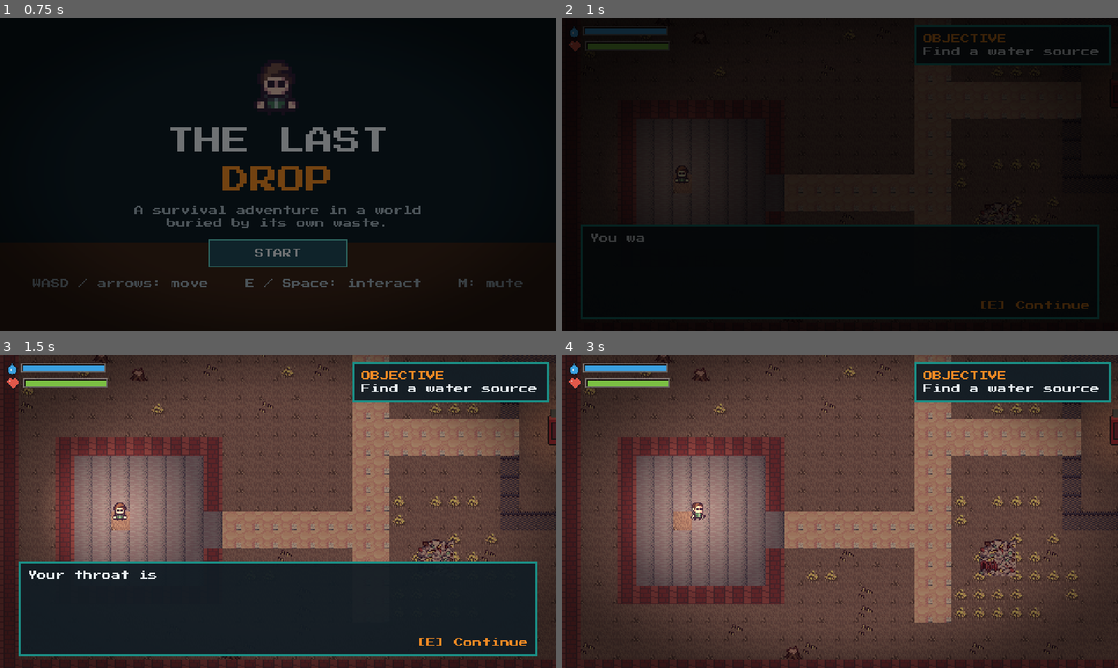
Above: before the commit, frames 1-4 (two rows, left to right).
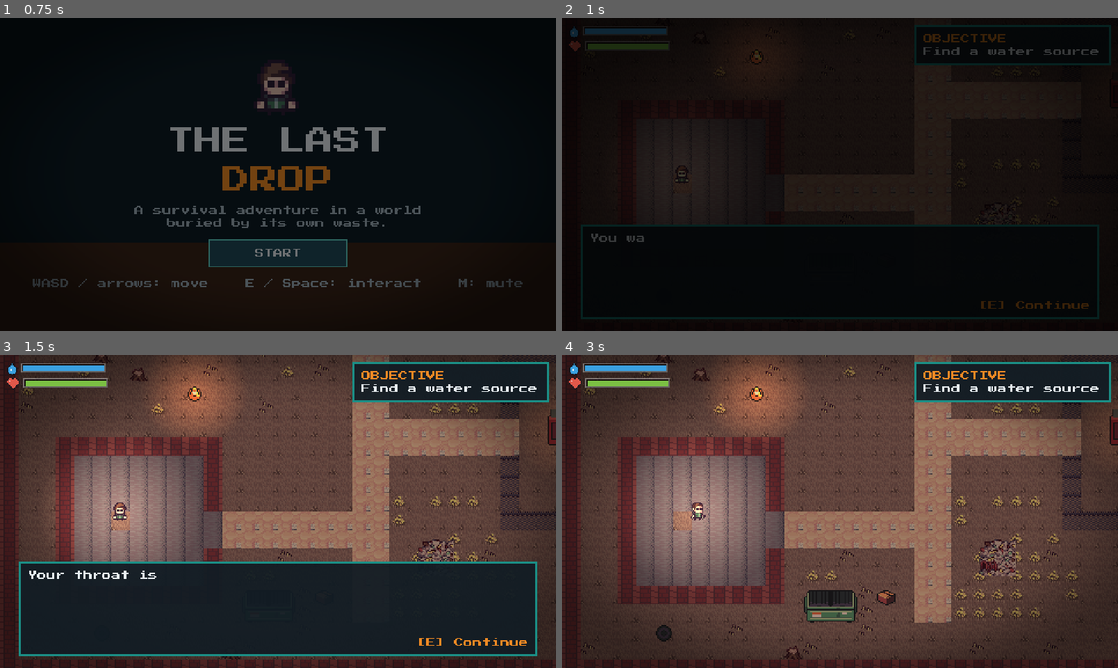
Above: after the commit, the same moments.

Repository: hsan-gg/the-last-drop
Game: Godot game, scene res://ui/title.tscn
Same seed, same stepped clock (60 frames per second), same inputs: the game is played once before the commit and once after it. Sound files missing from this copy of the repository are replaced by a short silence.
Inputs (mouse positions are in pixels of both pictures, inside the frame that each line leads up to):
- Up to frame 1 (0.75 s): click "START" at 0.5 s
- Up to frame 2 (1 s): no input
- Up to frame 3 (1.5 s): tap Enter (ui_accept) at 1.25 s; move the mouse to (400, 495) at 1.27 s; hold D (move_right) from 1.28 s (still down); hold E (interact) from 1.28 s (still down); click (400, 495) at 1.42 s
- Up to frame 4 (3 s): tap Enter (ui_accept) at 1.52, 2, 2.75 s; release D (move_right) at 2 s; release E (interact) at 2 s; drag from (728, 527) to (995, 558) at 2.02 s; move the mouse to (895, 442) at 2.77 s; hold D (move_right) from 2.78 s (still down); hold Shift from 2.78 s (still down)

Frame 1 is identical in both runs. In frame 2, less than 0.1% of the frame differs, in the area x 34-36%, y 10-15%; in frame 3, 2.8%; in frame 4, 3.9%, in the area x 16-60%, y 0-92%.

Commit message:
feat: dress the areas with CraftPix props
Adds a Decor entity (sprite, optional solid footprint, optional light) placed
from data/areas.json, and cuts eleven props from the CraftPix city sheet.
Dumpsters, benches, fire barrels, boxes, tyres, hydrants and an AC unit now
appear in the outpost, factory and dump. JSON arrays convert to Vector2 for
exported properties.

Diff:
--- a/data/areas.json
+++ b/data/areas.json
@@ -38,6 +38,78 @@
 					"target_scene": "res://world/factory.tscn",
 					"required_flag": "recording_found",
 					"prompt": "Open the north gate"
+				}
+			},
+			"f": {
+				"scene": "decor",
+				"props": {
+					"sprite_name": "fire",
+					"blocker_size": [
+						8,
+						6
+					],
+					"light_color": "#ff9a4a",
+					"light_radius": 48.0
+				}
+			},
+			"d": {
+				"scene": "decor",
+				"props": {
+					"sprite_name": "dumpster",
+					"blocker_size": [
+						44,
+						12
+					]
+				}
+			},
+			"e": {
+				"scene": "decor",
+				"props": {
+					"sprite_name": "bench",
+					"blocker_size": [
+						30,
+						10
+					]
+				}
+			},
+			"x": {
+				"scene": "decor",
+				"props": {
+					"sprite_name": "box_closed",
+					"blocker_size": [
+						14,
+						8
+					]
+				}
+			},
+			"z": {
+				"scene": "decor",
+				"props": {
+					"sprite_name": "hydrant",
+					"blocker_size": [
+						8,
+						6
+					]
+				}
+			},
+			"g": {
+				"scene": "decor",
+				"props": {
+					"sprite_name": "trash_bag_a",
+					"blocker_size": [
+						10,
+						8
+					]
+				}
+			},
+			"y": {
+				"scene": "decor",
+				"props": {
+					"sprite_name": "tire",
+					"blocker_size": [
+						12,
+						8
+					]
 				}
 			}
 		}
@@ -85,6 +157,56 @@
 					"required_flag": "archive_read",
 					"prompt": "Take the gate to the Great Dump"
 				}
+			},
+			"x": {
+				"scene": "decor",
+				"props": {
+					"sprite_name": "box_closed",
+					"blocker_size": [
+						14,
+						8
+					]
+				}
+			},
+			"y": {
+				"scene": "decor",
+				"props": {
+					"sprite_name": "tire",
+					"blocker_size": [
+						12,
+						8
+					]
+				}
+			},
+			"k": {
+				"scene": "decor",
+				"props": {
+					"sprite_name": "ac_unit",
+					"blocker_size": [
+						14,
+						8
+					]
+				}
+			},
+			"h": {
+				"scene": "decor",
+				"props": {
+					"sprite_name": "box_open",
+					"blocker_size": [
+						14,
+						8
+					]
+				}
+			},
+			"g": {
+				"scene": "decor",
+				"props": {
+					"sprite_name": "trash_bag_a",
+					"blocker_size": [
+						10,
+						8
+					]
+				}
 			}
 		}
 	},
@@ -158,6 +280,78 @@
 					"final_dialogue": "dump_records",
 					"continue_dialogue": "dump_records"
 				}
+			},
+			"d": {
+				"scene": "decor",
+				"props": {
+					"sprite_name": "dumpster",
+					"blocker_size": [
+						44,
+						12
+					]
+				}
+			},
+			"e": {
+				"scene": "decor",
+				"props": {
+					"sprite_name": "bench",
+					"blocker_size": [
+						30,
+						10
+					]
+				}
+			},
+			"f": {
+				"scene": "decor",
+				"props": {
+					"sprite_name": "fire",
+					"blocker_size": [
+						8,
+						6
+					],
+					"light_color": "#ff9a4a",
+					"light_radius": 48.0
+				}
+			},
+			"x": {
+				"scene": "decor",
+				"props": {
+					"sprite_name": "box_closed",
+					"blocker_size": [
+						14,
+						8
+					]
+				}
+			},
+			"y": {
+				"scene": "decor",
+				"props": {
+					"sprite_name": "tire",
+					"blocker_size": [
+						12,
+						8
+					]
+				}
+			},
+			"z": {
+				"scene": "decor",
+				"props": {
+					"sprite_name": "hydrant",
+					"blocker_size": [
+						8,
+						6
+					]
+				}
+			},
+			"g": {
+				"scene": "decor",
+				"props": {
+					"sprite_name": "trash_bag_a",
+					"blocker_size": [
+						10,
+						8
+					]
+				}
 			}
 		}
 	}
--- /dev/null
+++ b/test/unit/test_decor.gd
@@ -0,0 +1,49 @@
+extends GutTest
+## Decor markers in data/areas.json must name real sprites and build working props.
+
+const AREA_IDS: Array[String] = ["outpost", "factory", "dump"]
+const DECOR_SCENE := preload("res://world/decor.tscn")
+
+
+func _decor_definitions() -> Array[Dictionary]:
+	var found: Array[Dictionary] = []
+	for area_id in AREA_IDS:
+		for definition: Dictionary in Content.area(area_id).get("entities", {}).values():
+			if definition.get("scene", "") == "decor":
+				found.append(definition)
+	return found
+
+
+func test_every_decor_sprite_exists() -> void:
+	var definitions := _decor_definitions()
+	assert_gt(definitions.size(), 0)
+	for definition in definitions:
+		var path: String = Decor.SPRITE_PATH_FORMAT % definition["props"]["sprite_name"]
+		assert_true(ResourceLoader.exists(path), path)
+
+
+func test_a_solid_decor_prop_blocks_the_player() -> void:
+	var decor: Decor = DECOR_SCENE.instantiate()
+	decor.sprite_name = "dumpster"
+	decor.blocker_size = Vector2(44, 12)
+	add_child_autofree(decor)
+	assert_not_null(decor.get_node_or_null("Sprite"))
+	assert_eq(decor.find_children("*", "CollisionShape2D", false, false).size(), 1)
+	assert_eq(decor.collision_layer, 1)
+
+
+func test_a_walkable_prop_has_no_collision_and_a_light_when_asked() -> void:
+	var decor: Decor = DECOR_SCENE.instantiate()
+	decor.sprite_name = "fire"
+	decor.light_color = "#ff9a4a"
+	add_child_autofree(decor)
+	assert_eq(decor.find_children("*", "CollisionShape2D", false, false).size(), 0)
+	assert_not_null(decor.get_node_or_null("DuskLight"))
+
+
+func test_blocker_size_arrives_from_json_as_a_vector() -> void:
+	var definition: Dictionary = Content.area("dump")["entities"]["d"]
+	var area := GameArea.new()
+	var typed: Variant = area._typed(definition["props"]["blocker_size"], Vector2.ZERO)
+	assert_eq(typed, Vector2(44, 12))
+	area.free()
--- a/test/unit/test_maps_and_areas.gd
+++ b/test/unit/test_maps_and_areas.gd
@@ -73,7 +73,11 @@
 func test_every_configured_entity_is_placed_exactly_once() -> void:
 	for area_id in AREA_IDS:
 		var layout := _layout(area_id)
-		for marker: String in Content.area(area_id)["entities"]:
+		var entities: Dictionary = Content.area(area_id)["entities"]
+		for marker: String in entities:
+			if entities[marker]["scene"] == "decor":
+				assert_gt(MapBuilder.markers(layout, marker).size(), 0, "%s decor %s is never placed" % [area_id, marker])
+				continue
 			assert_eq(MapBuilder.markers(layout, marker).size(), 1, "%s marker %s" % [area_id, marker])
 
 
--- /dev/null
+++ b/world/decor.gd
@@ -0,0 +1,41 @@
+class_name Decor
+extends StaticBody2D
+## Non-interactive set dressing placed from data/areas.json: a sprite sitting on
+## its map cell, optionally solid and optionally giving off light.
+
+const SPRITE_PATH_FORMAT := "res://assets/sprites/decor/%s.png"
+const FIRE_ENERGY := 0.85
+
+@export var sprite_name: String = ""
+## Collision footprint in pixels; zero means the player can walk over it.
+@export var blocker_size: Vector2 = Vector2.ZERO
+## Hex colour of an attached light; empty means no light.
+@export var light_color: String = ""
+@export var light_radius: float = 36.0
+
+
+func _ready() -> void:
+	collision_layer = 1
+	collision_mask = 0
+	var texture := load(SPRITE_PATH_FORMAT % sprite_name) as Texture2D
+	if texture == null:
+		push_error("Decor: no sprite '%s' in assets/sprites/decor" % sprite_name)
+		return
+	var sprite := Sprite2D.new()
+	sprite.name = "Sprite"
+	sprite.texture = texture
+	sprite.position = Vector2(0, MapBuilder.TILE_SIZE / 2.0 - texture.get_height() / 2.0)
+	add_child(sprite)
+	if blocker_size != Vector2.ZERO:
+		_add_blocker()
+	if not light_color.is_empty():
+		add_child(AreaLighting.make_light({"color": light_color, "energy": FIRE_ENERGY, "radius": light_radius}))
+
+
+func _add_blocker() -> void:
+	var shape := RectangleShape2D.new()
+	shape.size = blocker_size
+	var collider := CollisionShape2D.new()
+	collider.shape = shape
+	collider.position = Vector2(0, MapBuilder.TILE_SIZE / 2.0 - blocker_size.y / 2.0)
+	add_child(collider)
--- /dev/null
+++ b/world/decor.tscn
@@ -0,0 +1,6 @@
+[gd_scene load_steps=2 format=3]
+
+[ext_resource type="Script" path="res://world/decor.gd" id="1"]
+
+[node name="Decor" type="StaticBody2D"]
+script = ExtResource("1")
--- a/world/game_area.gd
+++ b/world/game_area.gd
@@ -11,6 +11,7 @@
 	"area_exit": preload("res://world/area_exit.tscn"),
 	"archive_terminal": preload("res://world/archive_terminal.tscn"),
 	"item_pickup": preload("res://world/item_pickup.tscn"),
+	"decor": preload("res://world/decor.tscn"),
 }
 const COLLAPSE_LINES: Array[String] = [
 	"You collapse from the strain, and come to at the edge of camp.",
@@ -72,7 +73,7 @@
 		entity.position = position
 		var properties: Dictionary = definition.get("props", {})
 		for key: String in properties:
-			entity.set(key, _typed(properties[key]))
+			entity.set(key, _typed(properties[key], entity.get(key)))
 		_entities.add_child(entity)
 		AreaLighting.decorate(entity, definition.get("scene", ""))
 
@@ -120,8 +121,11 @@
 	EventBus.text_requested.emit(COLLAPSE_LINES)
 
 
-## JSON arrays arrive untyped; exported properties here are Array[String].
-func _typed(value: Variant) -> Variant:
+## JSON has no Vector2 and its arrays are untyped, so convert to whatever type
+## the exported property already holds.
+func _typed(value: Variant, current: Variant) -> Variant:
+	if value is Array and current is Vector2:
+		return Vector2(value[0], value[1])
 	if value is Array:
 		var strings: Array[String] = []
 		strings.assign(value)
Binary file added: assets/sprites/decor/ac_unit.png
Not shown, added: assets/sprites/decor/ac_unit.png.import
Binary file added: assets/sprites/decor/bench.png
Not shown, added: assets/sprites/decor/bench.png.import
Binary file added: assets/sprites/decor/box_closed.png
Not shown, added: assets/sprites/decor/box_closed.png.import
Binary file added: assets/sprites/decor/box_open.png
Not shown, added: assets/sprites/decor/box_open.png.import
Binary file added: assets/sprites/decor/dumpster.png
Not shown, added: assets/sprites/decor/dumpster.png.import
Binary file added: assets/sprites/decor/fence.png
Not shown, added: assets/sprites/decor/fence.png.import
(and 15 more such lines)
